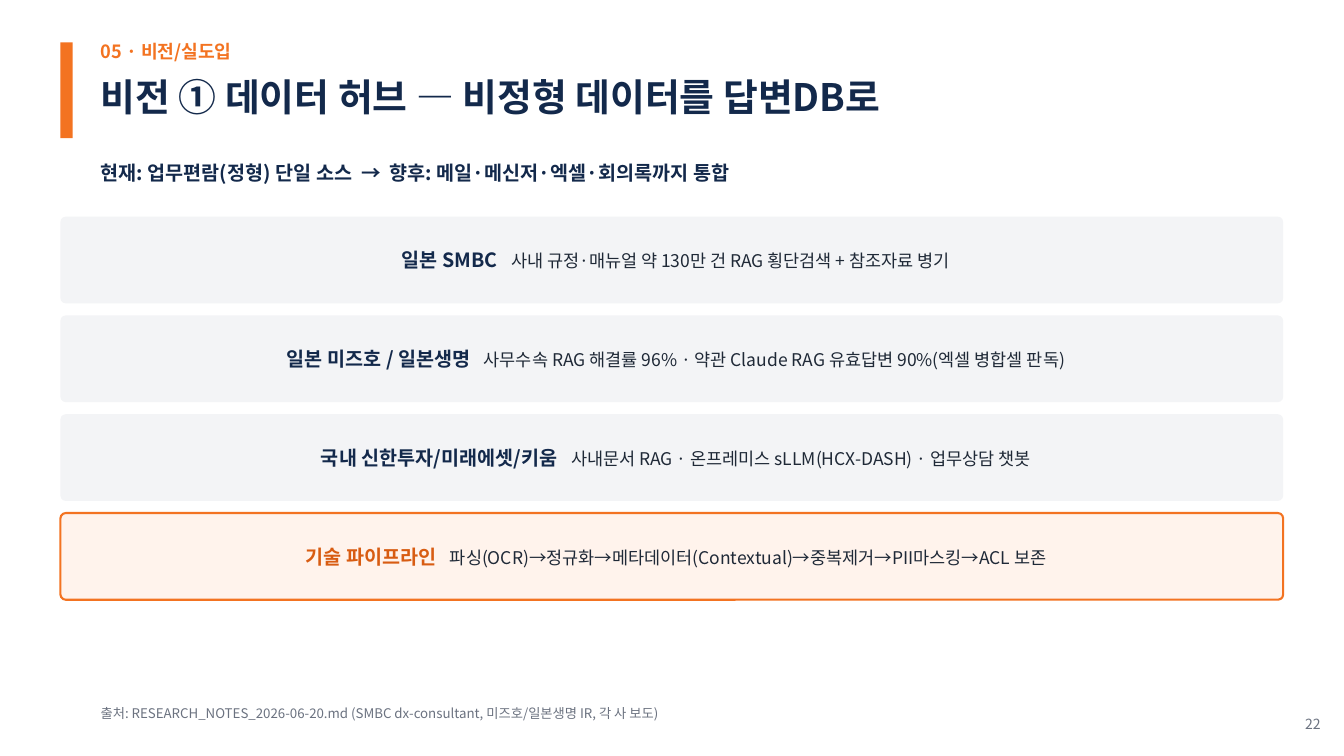
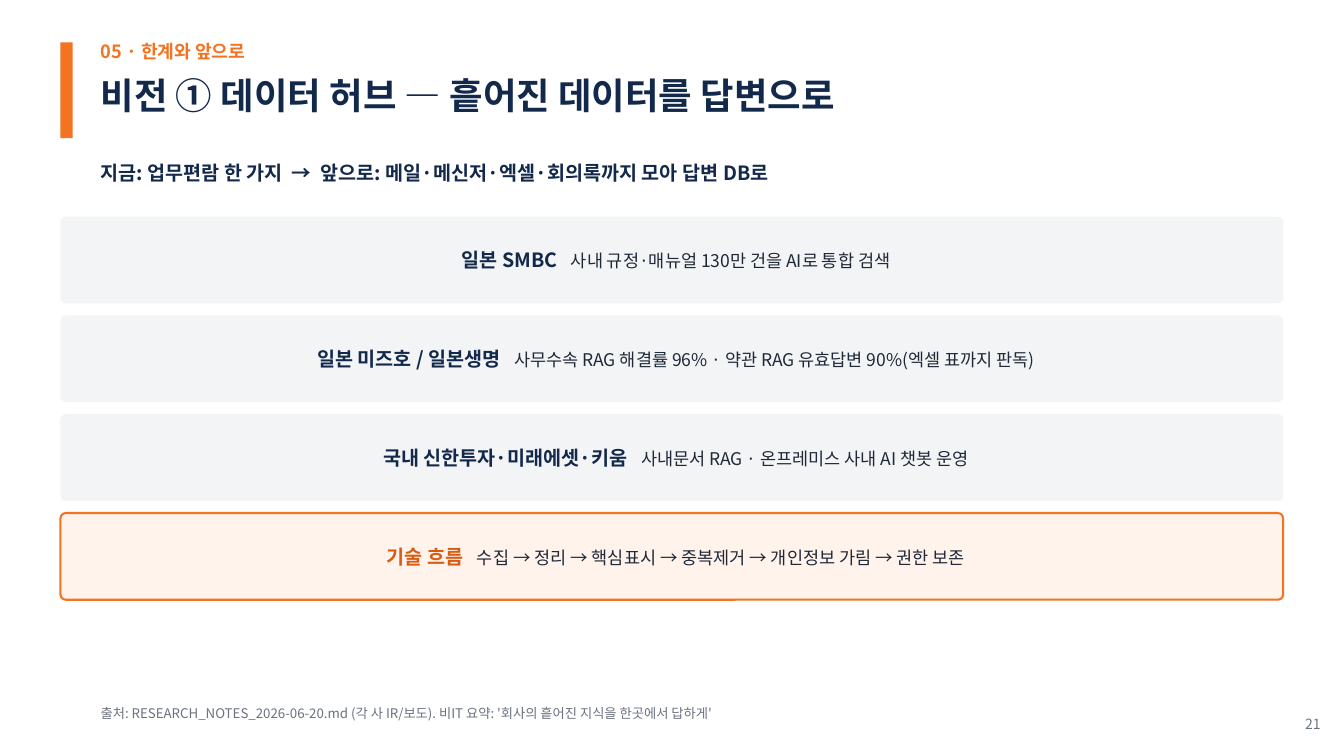
Before and after one commit to woochichichi/2026_HICT_ChatBot, a slide deck: slide 21 of docs/presentation/한화투자증권_AI상담_PoC_30min.pptx (slide 22 before the commit). Drawn at 1344x756 pixels with LibreOffice and Linux fonts; fonts in the diff are those of the drawing. Boxes give left, top, right and bottom in pixels: in the first picture for what was removed or moved away, otherwise in the second. Text is boxed around its words. In the diff, an @@ line names an element or a change of style, - is before the commit and + after.

```diff
--- a/docs/presentation/한화투자증권_AI상담_PoC_30min.pptx
+++ b/docs/presentation/한화투자증권_AI상담_PoC_30min.pptx
@@ text at (x1=101, y1=42, x2=245, y2=60): text changed @@
-05 · 비전/실도입
+05 · 한계와 앞으로
@@ text at (x1=101, y1=78, x2=835, y2=113): text changed; size 27 to 26 pt @@
-비전 ① 데이터 허브 — 비정형 데이터를 답변DB로
+비전 ① 데이터 허브 — 흩어진 데이터를 답변으로
@@ text at (x1=101, y1=163, x2=768, y2=182): text changed @@
-현재: 업무편람(정형) 단일 소스 → 향후: 메일·메신저·엑셀·회의록까지 통합
+지금: 업무편람 한 가지 → 앞으로: 메일·메신저·엑셀·회의록까지 모아 답변 DB로
@@ text in rounded rectangle at (x1=462, y1=250, x2=890, y2=269): text changed @@
-일본 SMBC 사내 규정·매뉴얼 약 130만 건 RAG 횡단검색 + 참조자료 병기
+일본 SMBC 사내 규정·매뉴얼 130만 건을 AI로 통합 검색
@@ text in rounded rectangle at (x1=317, y1=349, x2=1035, y2=370): text changed @@
-일본 미즈호 / 일본생명 사무수속 RAG 해결률 96% · 약관 Claude RAG 유효답변 90%(엑셀 병합셀 판독)
+일본 미즈호 / 일본생명 사무수속 RAG 해결률 96% · 약관 RAG 유효답변 90%(엑셀 표까지 판독)
@@ text in rounded rectangle at (x1=383, y1=448, x2=969, y2=467): text changed @@
-국내 신한투자/미래에셋/키움 사내문서 RAG · 온프레미스 sLLM(HCX-DASH) · 업무상담 챗봇
+국내 신한투자·미래에셋·키움 사내문서 RAG · 온프레미스 사내 AI 챗봇 운영
@@ text in rounded rectangle at (x1=387, y1=547, x2=965, y2=566): text changed @@
-기술 파이프라인 파싱(OCR)→정규화→메타데이터(Contextual)→중복제거→PII마스킹→ACL 보존
+기술 흐름 수집 → 정리 → 핵심표시 → 중복제거 → 개인정보 가림 → 권한 보존
@@ text at (x1=101, y1=707, x2=711, y2=721): text changed @@
-출처: RESEARCH_NOTES_2026-06-20.md (SMBC dx-consultant, 미즈호/일본생명 IR, 각 사 보도)
+출처: RESEARCH_NOTES_2026-06-20.md (각 사 IR/보도). 비IT 요약: '회사의 흩어진 지식을 한곳에서 답하게'
@@ text at (x1=1305, y1=718, x2=1321, y2=729): text changed @@
-22
+21
```
Also in this commit, not shown: 19 other slides changed, 8 slides added, 10 slides removed, 10 other files.
